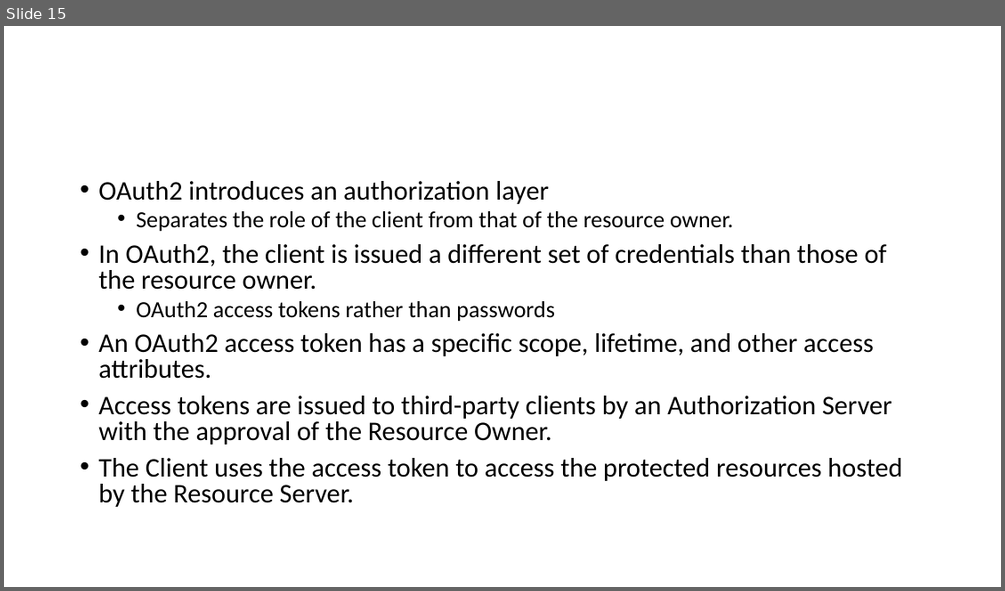
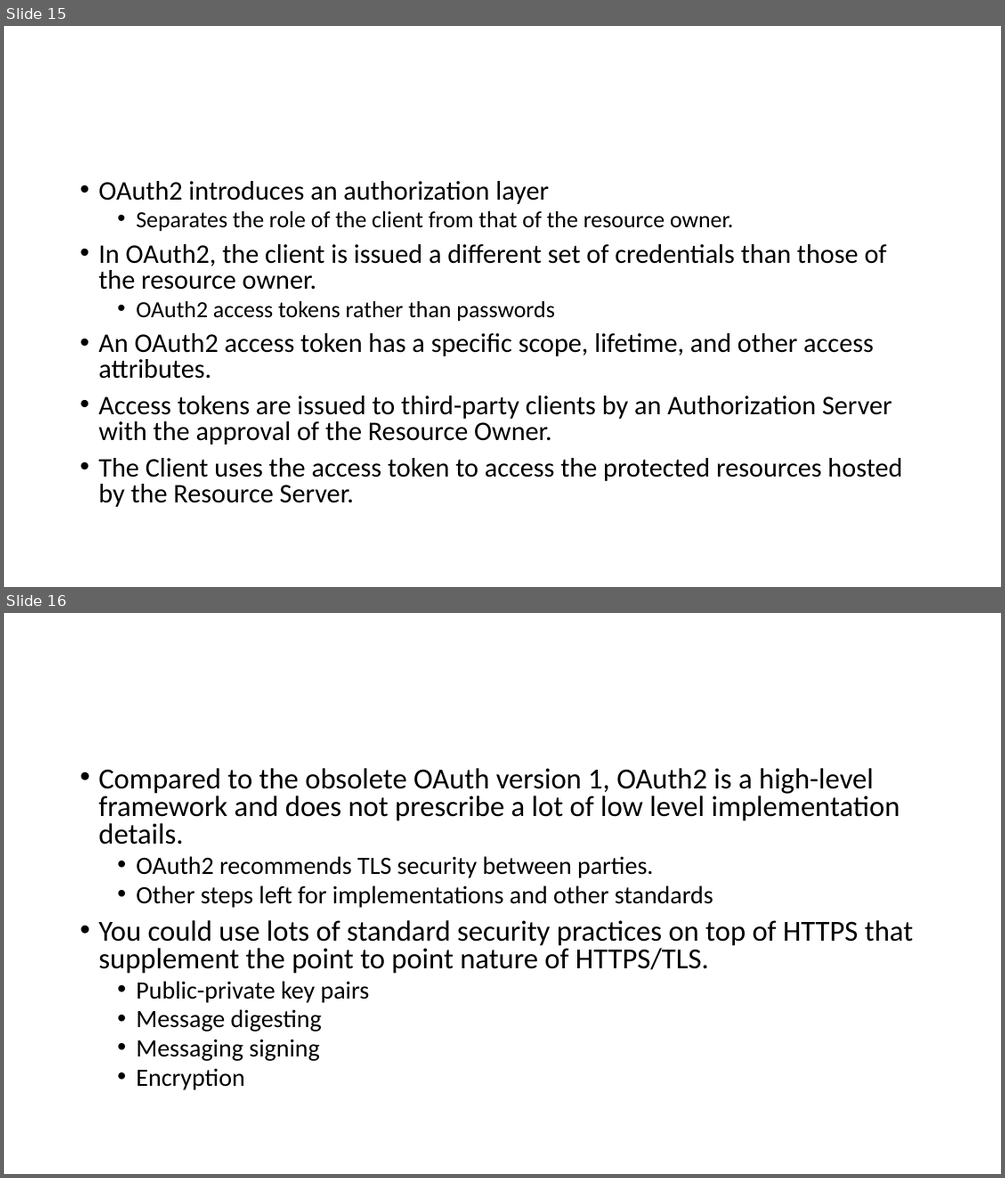
Before and after one commit to airavata-courses/airavata-courses.github.io, a slide deck: slides/Fall2017-OAuth2-OIDC.pptx. Shown one above the other, each under a label of ours: slide 15 before the commit, slides 15 and 16 after it. The pictures are 1005x591 and 1005x1178 pixels, drawn with LibreOffice and Linux fonts; fonts in the diff are those of the drawing. Boxes give left, top, right and bottom in pixels: in the first picture for what was removed or moved away, otherwise in the second. Text is boxed around its words. In the diff, an @@ line names an element or a change of style, - is before the commit and + after.

Commit message:
Updating OAuth2 slides

```diff
--- a/slides/Fall2017-OAuth2-OIDC.pptx
+++ b/slides/Fall2017-OAuth2-OIDC.pptx
@@ slide 16 added at [4, 613, 1001, 1174], background #FFFFFF @@
@@ title added at [73, 643, 933, 751], fill #4472C4, outline #325491 1 pt @@
@@ text added at [73, 763, 933, 1119], fill #FFFFFF, outline #4472C4 1 pt, 28 pt, text #000000 @@
+• Compared to the obsolete OAuth version 1, OAuth2 is a high-level framework and does not prescribe a lot of low level implementation details.
+  • OAuth2 recommends TLS security between parties.
+  • Other steps left for implementations and other standards
+• You could use lots of standard security practices on top of HTTPS that supplement the point to point nature of HTTPS/TLS.
+  • Public-private key pairs
+  • Message digesting
+  • Messaging signing
+  • Encryption
```
Also in this commit, not shown: 14 slides changed, 1 other slide added, 7 slides removed.
